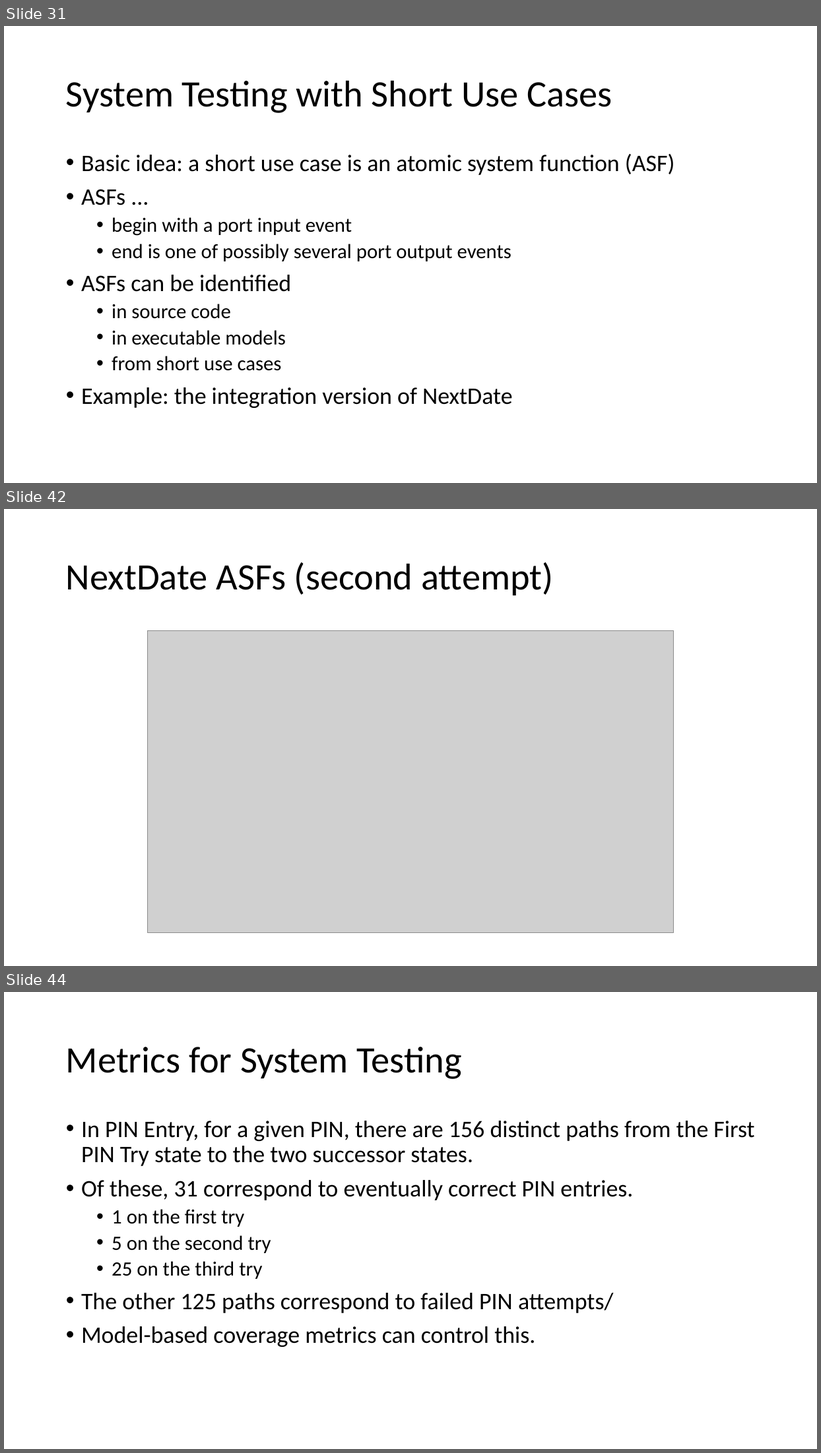
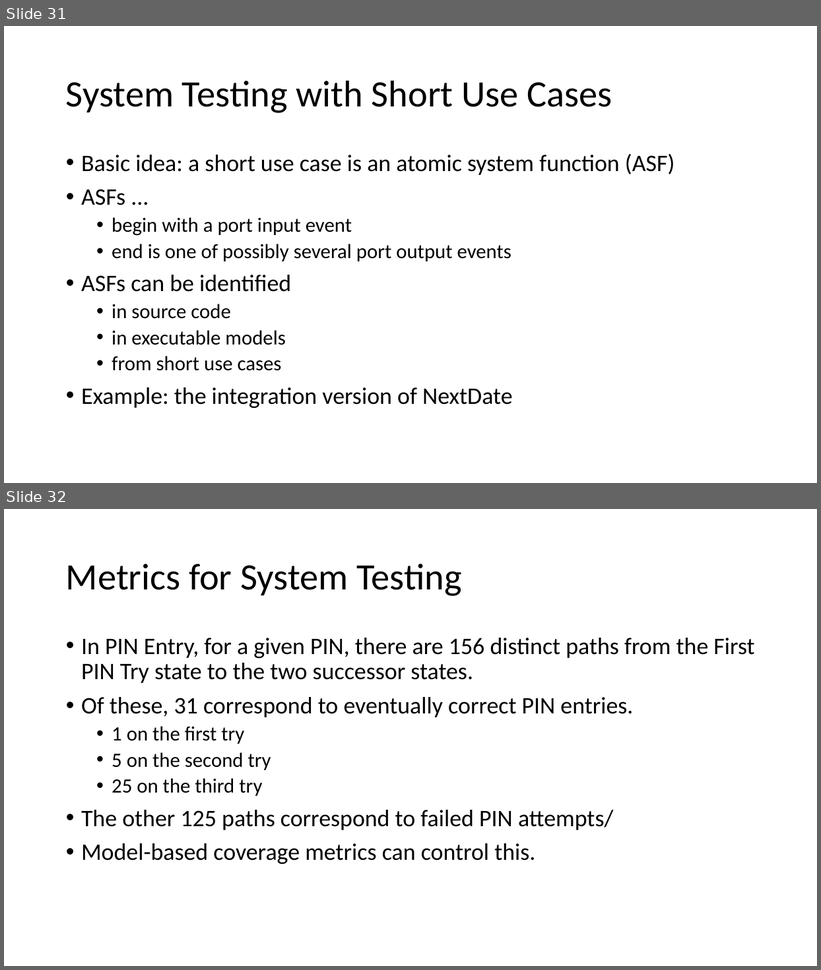
Before and after one commit to malenezi/malenezi, a slide deck: SE401/Lectures/8-Integration, System and Regression Testing/2-System Testing.pptx. Shown one above the other, each under a label of ours: slides 31, 42 and 44 before the commit, slides 31 and 32 after it; the slides between them are not shown. The pictures are 821x1453 and 821x970 pixels, drawn with LibreOffice and Linux fonts; fonts in the diff are those of the drawing; grey boxes stand for pictures. Boxes give left, top, right and bottom in pixels: in the first picture for what was removed or moved away, otherwise in the second. Text is boxed around its words. In the diff, an @@ line names an element or a change of style, - is before the commit and + after.

```diff
--- a/SE401/Lectures/8-Integration, System and Regression Testing/2-System Testing.pptx
+++ b/SE401/Lectures/8-Integration, System and Regression Testing/2-System Testing.pptx
@@ slide 42 removed at (4,509,817,966), background #FFFFFF @@
@@ title removed at (66,562,553,595) @@
-NextDate ASFs (second attempt)
@@ picture removed at (147,631,674,933) @@
@@ what was slide 44 is now slide 32 @@
```
Also in this commit, not shown: 11 other slides removed, 1 other file.
